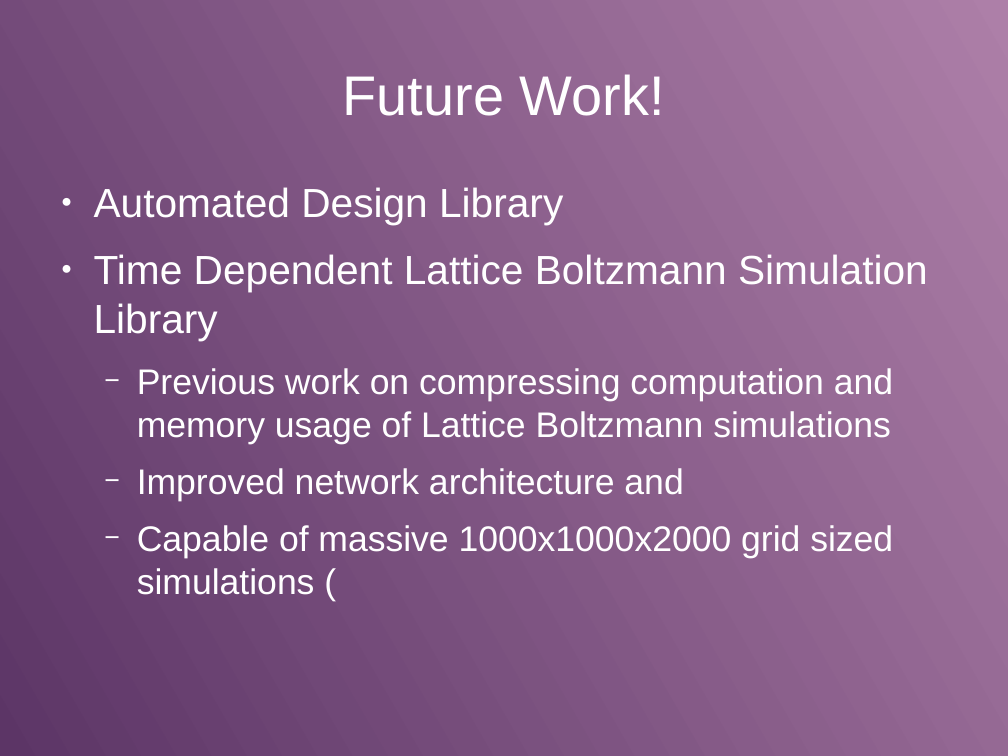
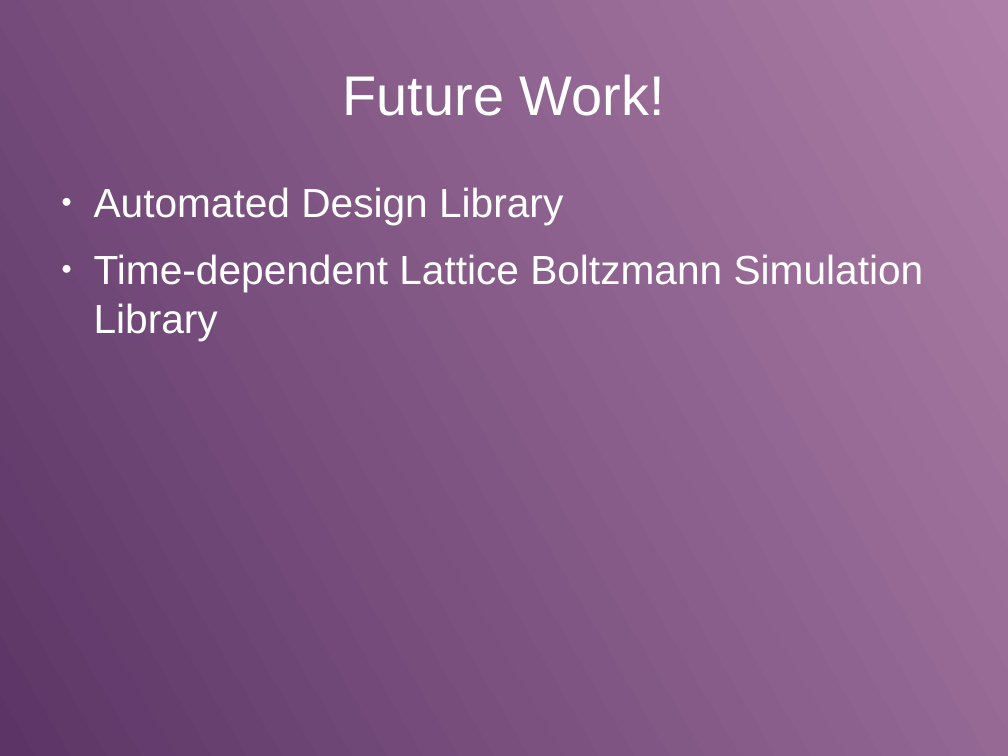
Before and after one commit to loliverhennigh/Steady-State-Flow-With-Neural-Nets, a slide deck: slide 13 of video/presentation.odp. Drawn at 1008x756 pixels with LibreOffice and Linux fonts; fonts in the diff are those of the drawing. Boxes give left, top, right and bottom in pixels: in the first picture for what was removed or moved away, otherwise in the second. Text is boxed around its words. In the diff, an @@ line names an element or a change of style, - is before the commit and + after.

Commit message:
little more to presentation

```diff
--- a/video/presentation.odp
+++ b/video/presentation.odp
@@ text at bbox=[94, 254, 924, 340]: text changed; size 28 to 32 pt @@
-● Time Dependent Lattice Boltzmann Simulation Library
-  − Previous work on compressing computation and memory usage of Lattice Boltzmann simulations
-  − Improved network architecture and
-  − Capable of massive 1000x1000x2000 grid sized simulations (
+● Time-dependent Lattice Boltzmann Simulation Library
```
Also in this commit, not shown: 3 other slides changed, 3 slides added.
